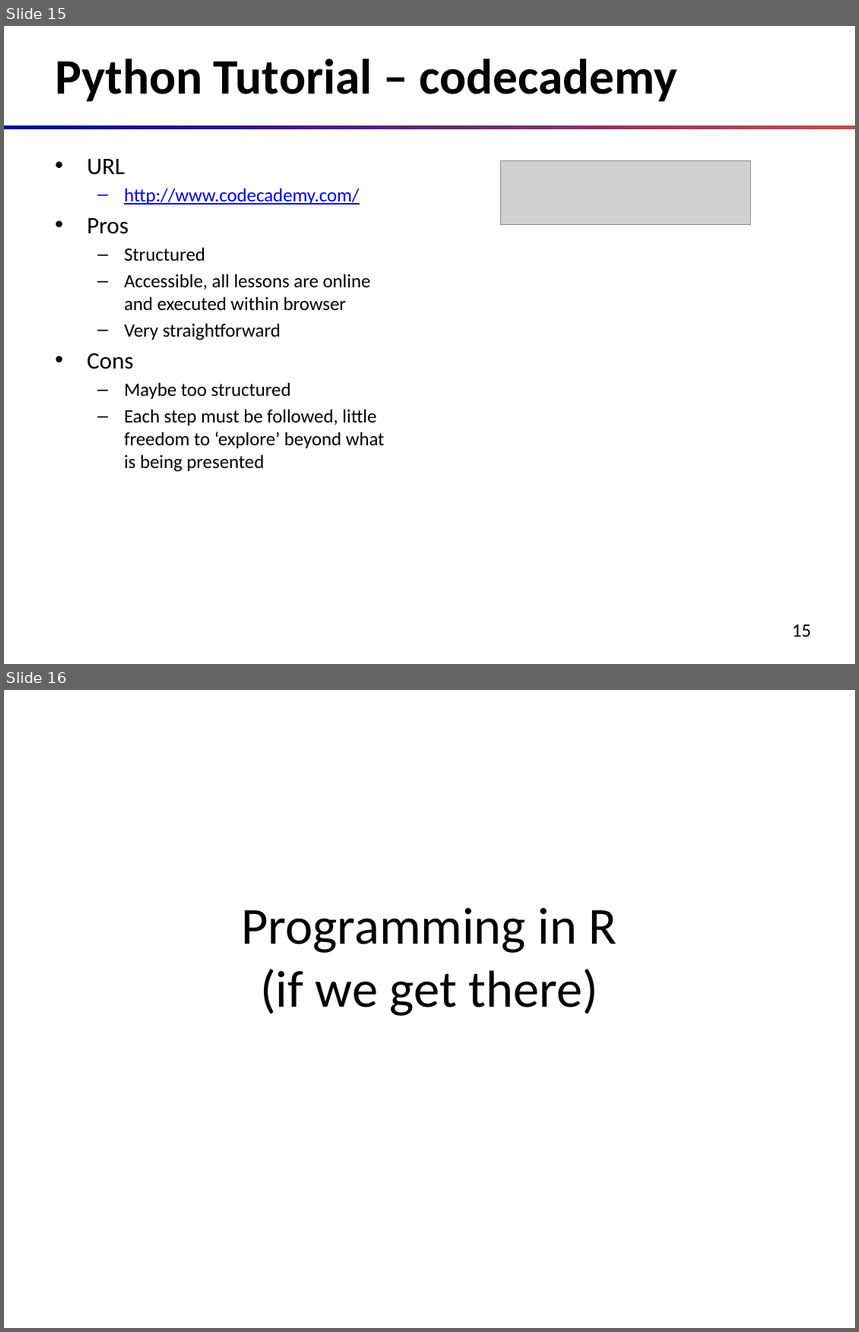
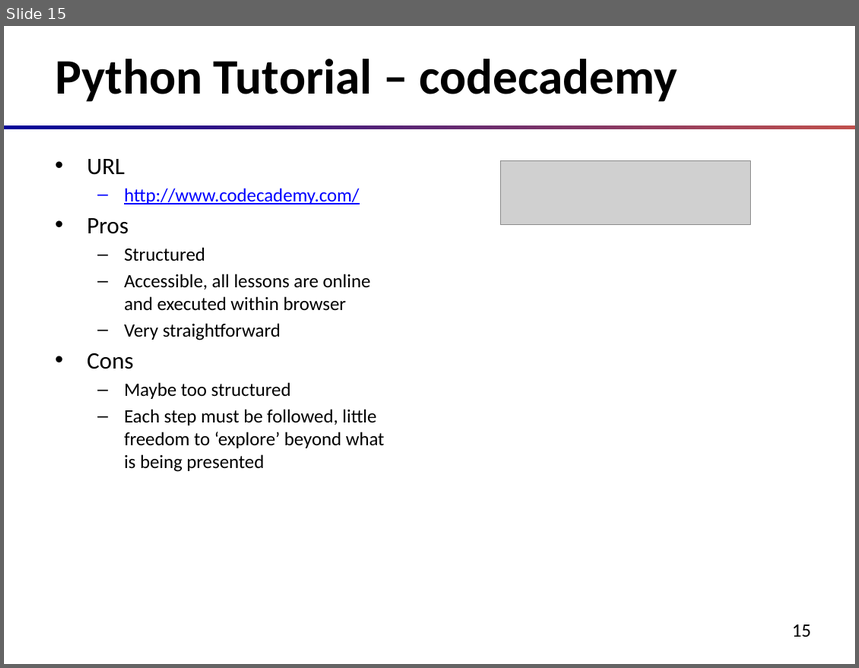
Before and after one commit to oxbot/battleship, a slide deck: slides/00-course-intro.pptx. Shown one above the other, each under a label of ours: slides 15 and 16 before the commit, slide 15 after it. The pictures are 859x1332 and 859x668 pixels, drawn with LibreOffice and Linux fonts; fonts in the diff are those of the drawing; grey boxes stand for pictures. Boxes give left, top, right and bottom in pixels: in the first picture for what was removed or moved away, otherwise in the second. Text is boxed around its words. In the diff, an @@ line names an element or a change of style, - is before the commit and + after.

```diff
--- a/slides/00-course-intro.pptx
+++ b/slides/00-course-intro.pptx
@@ slide 16 removed at (4,690,855,1328), background #FFFFFF @@
@@ title removed at (241,908,617,1016) @@
-Programming in R
-(if we get there)
```
Also in this commit, not shown: 5 other slides removed, 4 other files.
